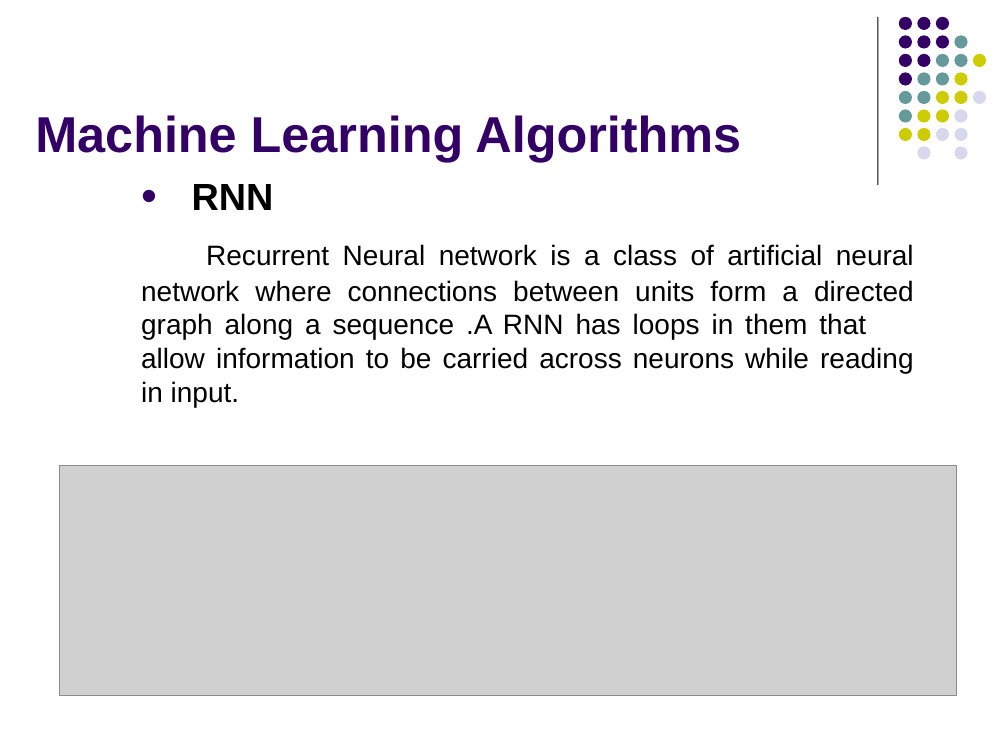
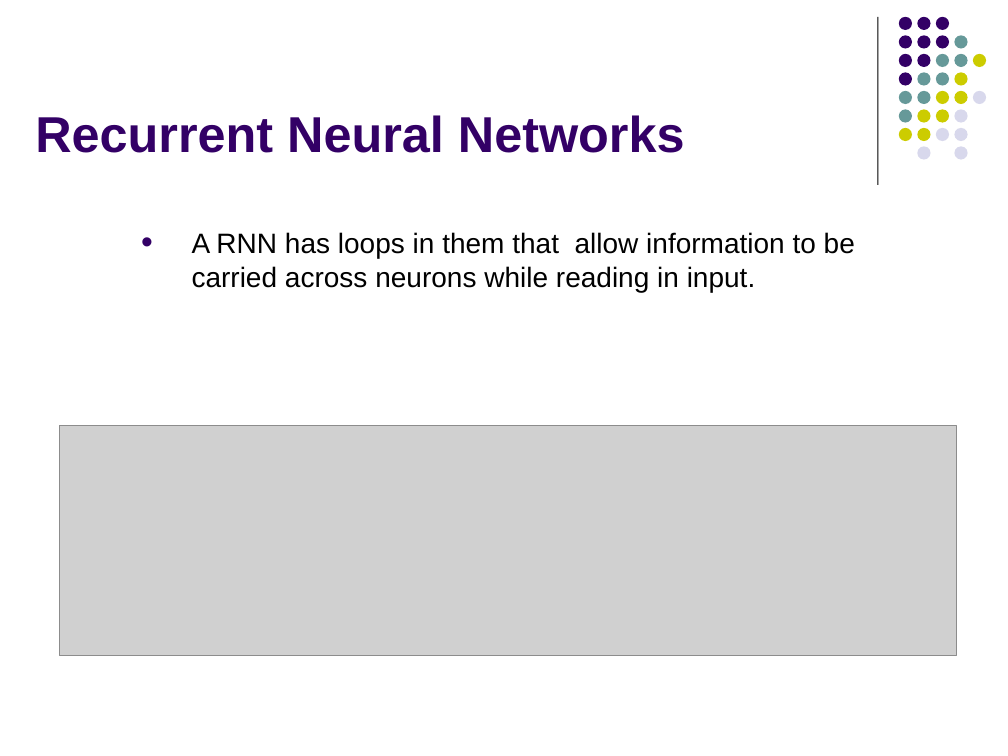
Before and after one commit to manohar9600/Multilingual-SMS-spam-detection-using-RNN, a slide deck: slide 22 of Resources/SPAMNEW PPT.pptx (slide 25 before the commit). Drawn at 1008x756 pixels with LibreOffice and Linux fonts; fonts in the diff are those of the drawing; grey boxes stand for pictures. Boxes give left, top, right and bottom in pixels: in the first picture for what was removed or moved away, otherwise in the second. Text is boxed around its words. In the diff, an @@ line names an element or a change of style, - is before the commit and + after.

```diff
--- a/Resources/SPAMNEW PPT.pptx
+++ b/Resources/SPAMNEW PPT.pptx
@@ title at <box>35,115,685,153</box>: text changed @@
-Machine Learning Algorithms
+Recurrent Neural Networks
@@ text at <box>192,232,855,292</box>: text changed @@
-• RNN
-Recurrent Neural network is a class of artificial neural network where connections between units form a directed graph along a sequence .A RNN has loops in them that allow information to be carried across neurons while reading in input.
+• A RNN has loops in them that allow information to be carried across neurons while reading in input.
@@ picture: place and size @@
-picture at <box>59,466,957,696</box>
+picture at <box>59,425,957,655</box>
```
Also in this commit, not shown: 19 other slides changed, 13 slides added, 15 slides removed, 10 other files.
